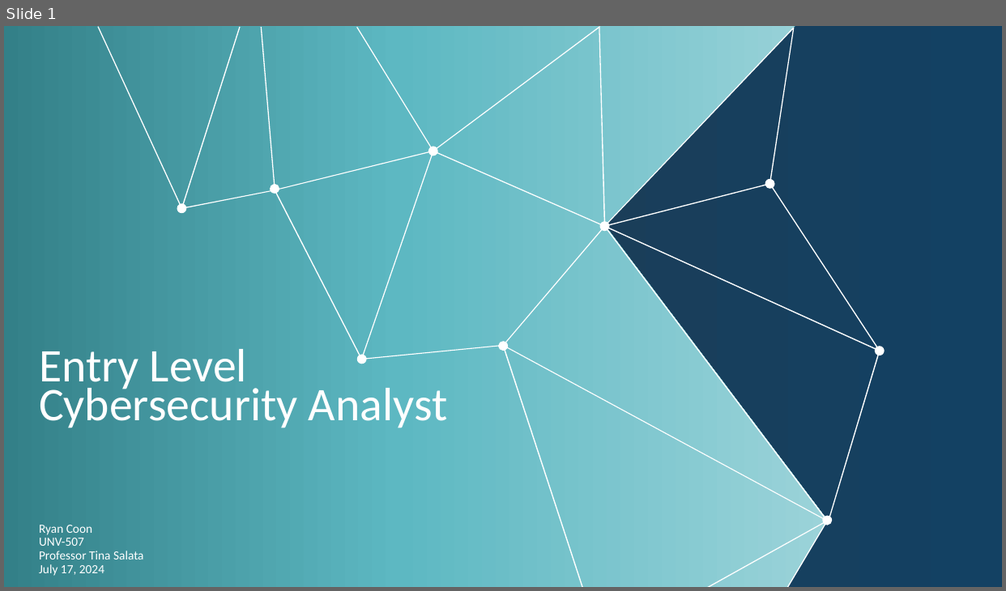
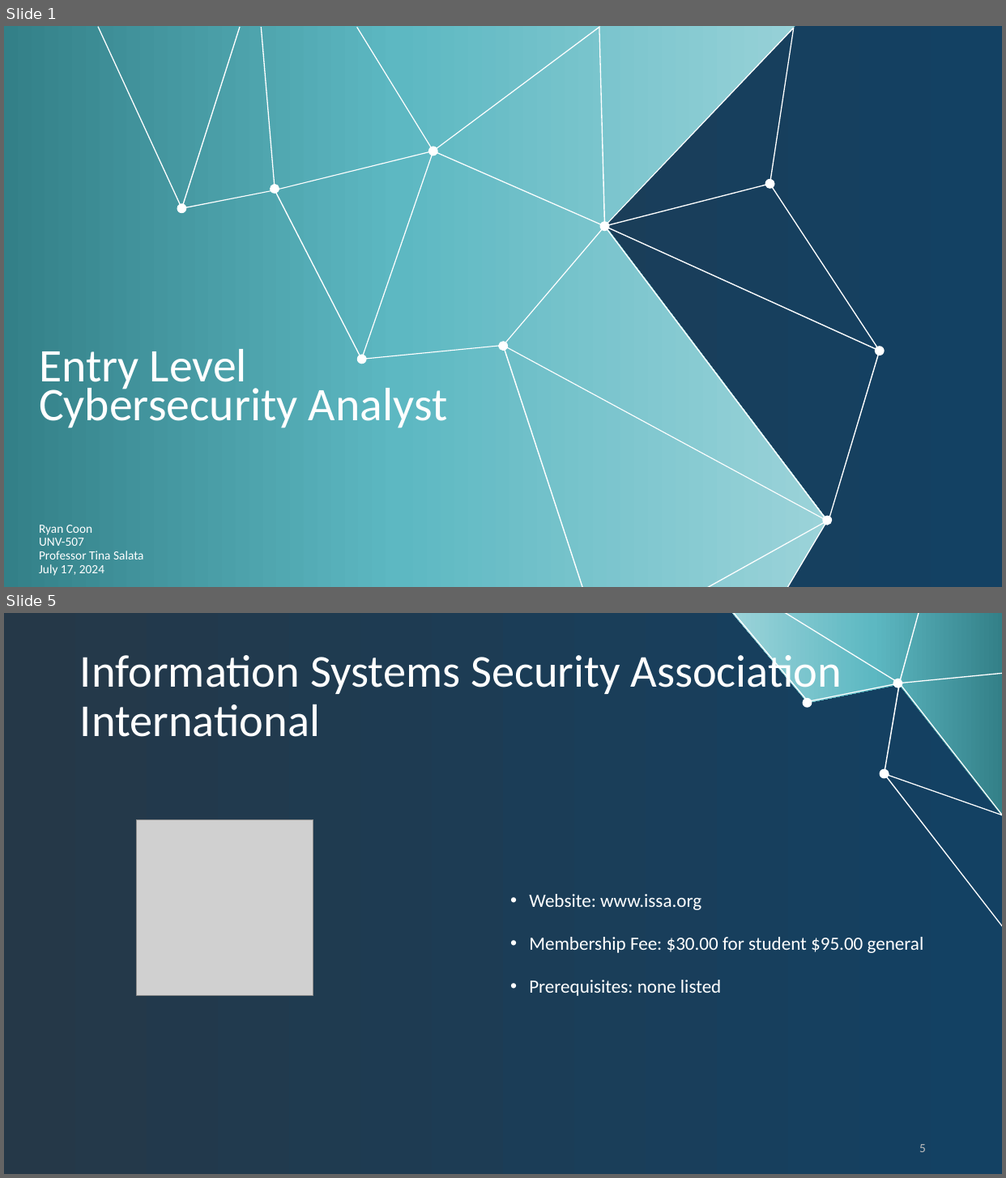
Before and after one commit to rcoon1/GCU-Masters, a slide deck: UNV 507/Topic 4/CareerPathPresentation RCoon.pptx. Shown one above the other, each under a label of ours: slide 1 before the commit, slides 1 and 5 after it; the slides between them are not shown. The pictures are 1006x591 and 1006x1178 pixels, drawn with LibreOffice and Linux fonts; fonts in the diff are those of the drawing; grey boxes stand for pictures; background and template pictures are left out. Boxes give left, top, right and bottom in pixels: in the first picture for what was removed or moved away, otherwise in the second. Text is boxed around its words. In the diff, an @@ line names an element or a change of style, - is before the commit and + after.

```diff
--- a/UNV 507/Topic 4/CareerPathPresentation RCoon.pptx
+++ b/UNV 507/Topic 4/CareerPathPresentation RCoon.pptx
@@ slide 5 added at (4, 613, 1002, 1174), background gradient #253848 to #134163 @@
@@ freeform shape added at (732, 613, 1002, 816), fill gradient #338088 to #5DB8C2 to #9BD3D9 @@
@@ freeform shape added at (732, 613, 1002, 926), fill #FFFFFF @@
@@ title added at (80, 649, 842, 737), 44 pt, text #FFFFFF @@
+Information Systems Security Association International
@@ picture added at (137, 820, 313, 995) @@
@@ text added at (529, 894, 924, 996), 18 pt, text #FFFFFF @@
+• Website: www.issa.org
+• Membership Fee: $30.00 for student $95.00 general
+• Prerequisites: none listed
@@ page number added at (919, 1144, 926, 1152), 12 pt, text #BFBFBF @@
+5
```
Also in this commit, not shown: 4 slides changed, 5 other slides added, 3 slides removed.
